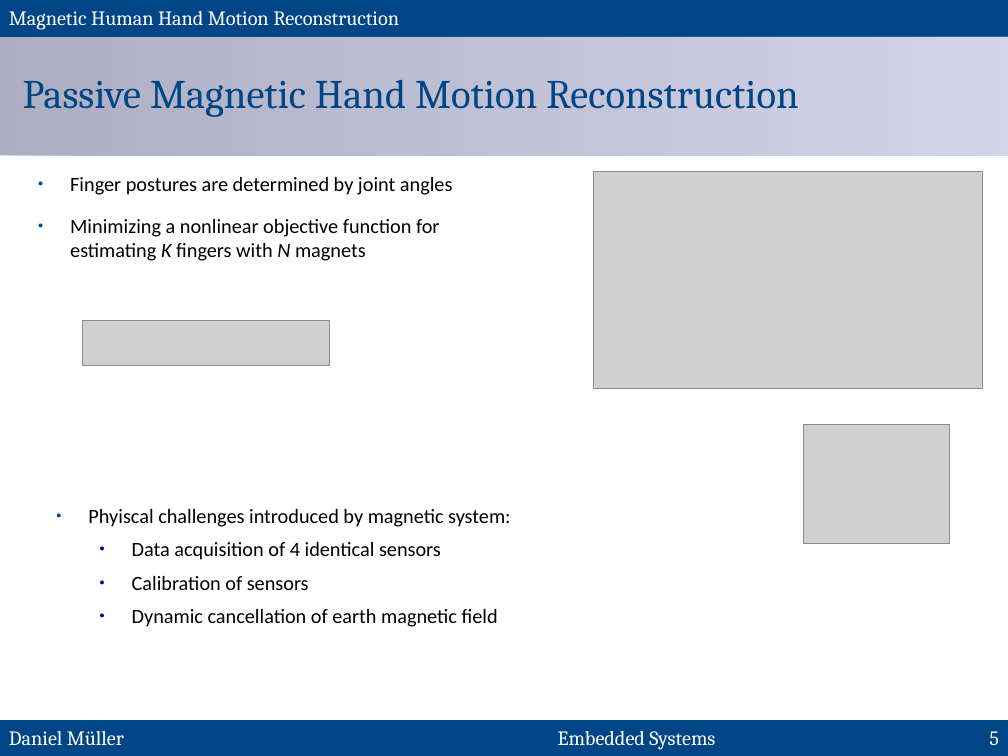
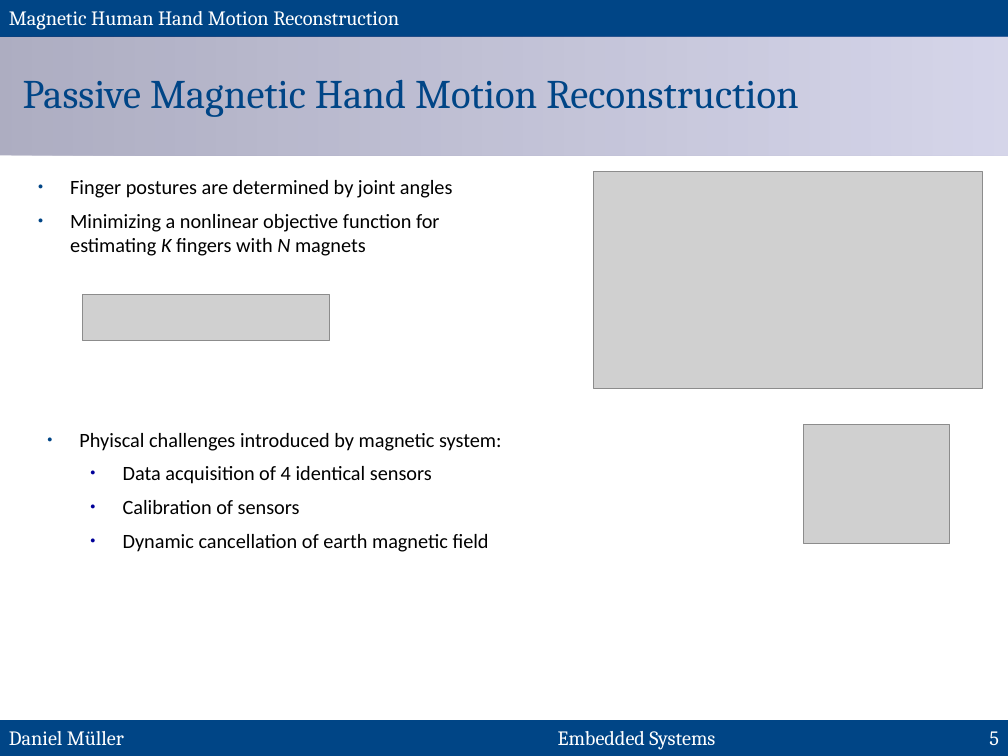
Before and after one commit to MuellerDaniel/SensGlove, a slide deck: slide 5 of praes/preasi.odp. Drawn at 1008x756 pixels with LibreOffice and Linux fonts; fonts in the diff are those of the drawing; grey boxes stand for pictures. Boxes give left, top, right and bottom in pixels: in the first picture for what was removed or moved away, otherwise in the second. Text is boxed around its words. In the diff, an @@ line names an element or a change of style, - is before the commit and + after.

```diff
--- a/praes/preasi.odp
+++ b/praes/preasi.odp
@@ text at [70,180,453,198]: line spacing 1 to 1.15; less space between paragraphs @@
@@ picture: place and size @@
-picture at [82,320,329,366]
+picture at [82,295,329,340]
@@ text "Phyiscal challenges introduced by magnetic ...": place and size @@
-text "Phyiscal challenges introduced by magnetic ..." at [88,509,510,627]
+text "Phyiscal challenges introduced by magnetic ..." at [79,433,501,552]
```
Also in this commit, not shown: 15 other slides changed.
